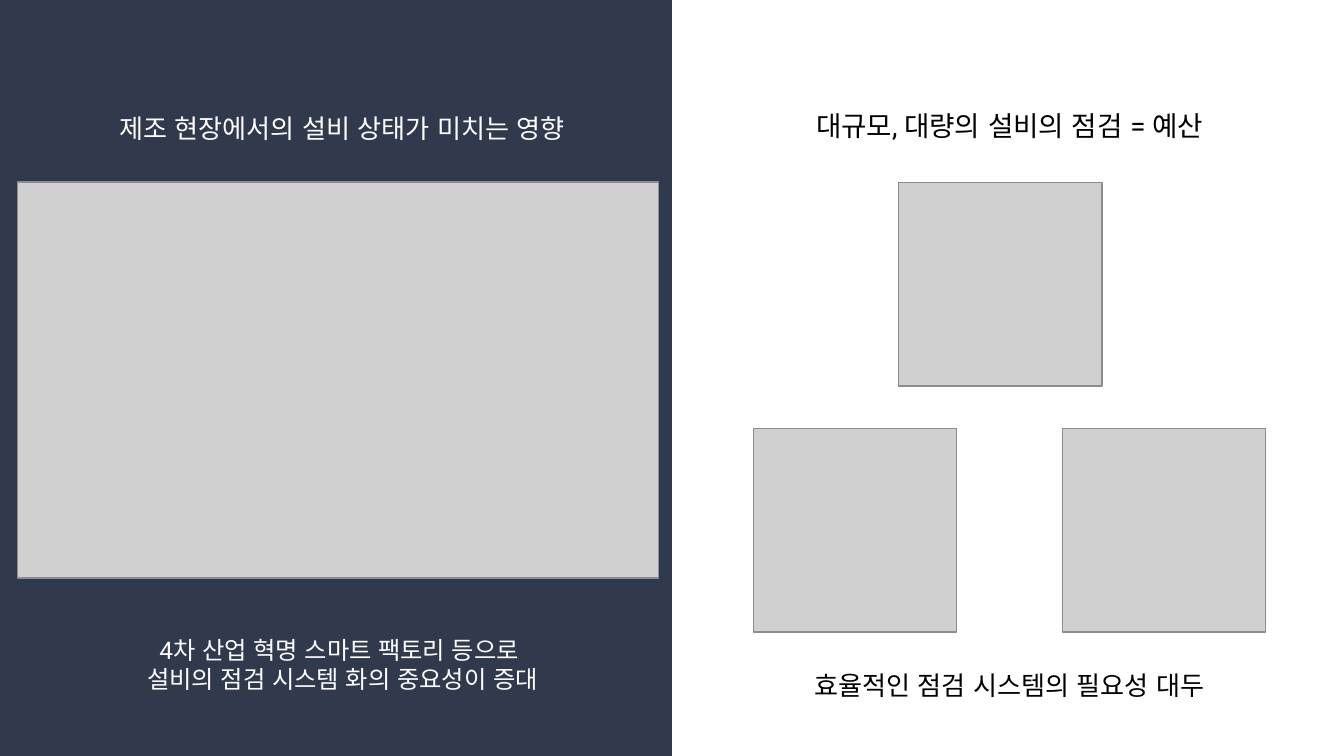
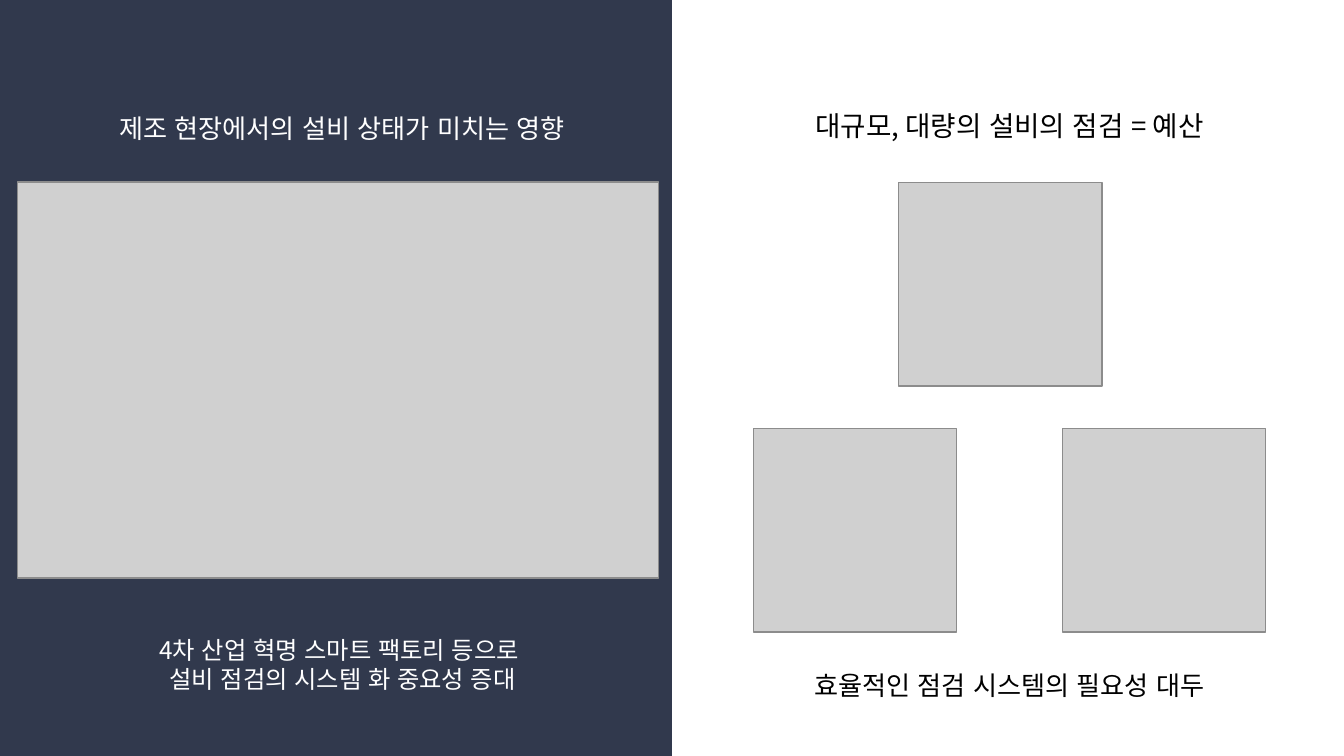
Before and after one commit to DonHK-97/Gradient-Boost-Classifier-for-Machine-Malfunction, a slide deck: slide 2 of Docs/공모전_발표자료.pptx. Drawn at 1344x756 pixels with LibreOffice and Linux fonts; fonts in the diff are those of the drawing; grey boxes stand for pictures. Boxes give left, top, right and bottom in pixels: in the first picture for what was removed or moved away, otherwise in the second. Text is boxed around its words. In the diff, an @@ line names an element or a change of style, - is before the commit and + after.

```diff
--- a/Docs/공모전_발표자료.pptx
+++ b/Docs/공모전_발표자료.pptx
@@ subtitle "대규모, 대량의 설비의 점검 = ..." at <box>816,113,1204,141</box>: font Roboto to Noto Sans CJK KR @@
@@ text at <box>170,668,516,690</box>: text changed; font Roboto to Noto Sans CJK KR @@
-설비의 점검 시스템 화의 중요성이 증대
+설비 점검의 시스템 화 중요성 증대
```
Also in this commit, not shown: 6 other slides changed, 1 slide added, 5 other files.
